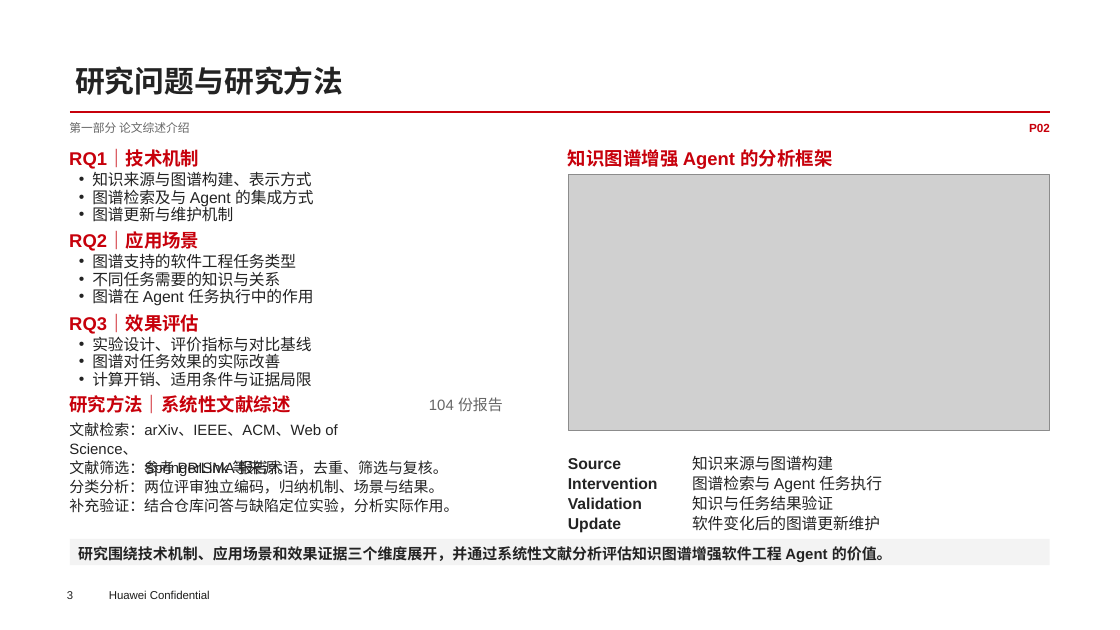
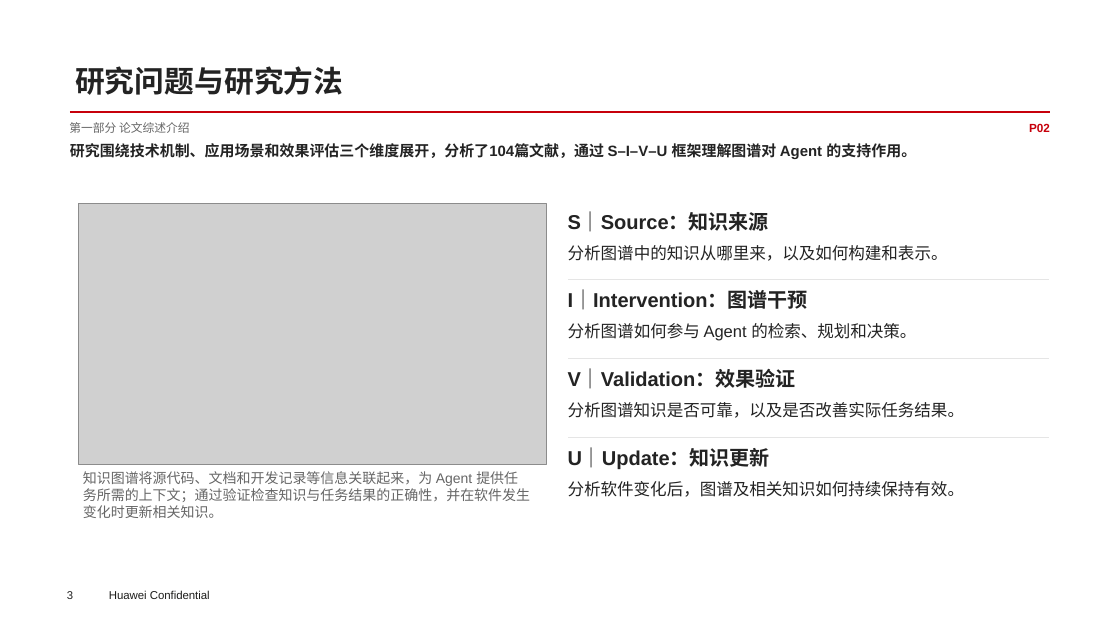
Before and after one commit to ichab/rk8s, a slide deck: slide 3 of 面向Agent软件工程的知识图谱研究综述与技术洞察.pptx. Drawn at 1120x630 pixels with LibreOffice and Linux fonts; fonts in the diff are those of the drawing; grey boxes stand for pictures; background and template pictures are left out. Boxes give left, top, right and bottom in pixels: in the first picture for what was removed or moved away, otherwise in the second. Text is boxed around its words. In the diff, an @@ line names an element or a change of style, - is before the commit and + after.

```diff
--- a/面向Agent软件工程的知识图谱研究综述与技术洞察.pptx
+++ b/面向Agent软件工程的知识图谱研究综述与技术洞察.pptx
@@ text at (70, 143, 916, 159): text changed @@
-研究围绕技术机制、应用场景和效果证据三个维度展开，并通过系统性文献分析评估知识图谱增强软件工程 Agent 的价值。
+研究围绕技术机制、应用场景和效果评估三个维度展开，分析了104篇文献，通过 S–I–V–U 框架理解图谱对 Agent 的支持作用。
@@ text removed at (568, 149, 832, 169) @@
-知识图谱增强 Agent 的分析框架
@@ picture: place and size @@
-picture at (568, 174, 1049, 430)
+picture at (78, 204, 546, 464)
@@ group removed at (69, 151, 313, 387): 6 texts @@
-RQ1｜技术机制
-• 知识来源与图谱构建、表示方式
-• 图谱检索及与 Agent 的集成方式
-• 图谱更新与维护机制
-RQ2｜应用场景
-• 图谱支持的软件工程任务类型
-• 不同任务需要的知识与关系
-• 图谱在 Agent 任务执行中的作用
-RQ3｜效果评估
-• 实验设计、评价指标与对比基线
-• 图谱对任务效果的实际改善
-• 计算开销、适用条件与证据局限
@@ text added at (83, 471, 530, 518), 12 pt, text #666666 @@
+知识图谱将源代码、文档和开发记录等信息关联起来，为 Agent 提供任务所需的上下文；通过验证检查知识与任务结果的正确性，并在软件发生变化时更新相关知识。
@@ group removed at (69, 395, 503, 513): 6 texts @@
-研究方法｜系统性文献综述
-104 份报告
-文献检索：arXiv、IEEE、ACM、Web of Science、
-SpringerLink 等来源。
-文献筛选：参考 PRISMA 报告术语，去重、筛选与复核。
-分类分析：两位评审独立编码，归纳机制、场景与结果。
-补充验证：结合仓库问答与缺陷定位实验，分析实际作用。
@@ group added at (568, 213, 1049, 497): 8 texts, 3 freeform shapes @@
+S｜Source：知识来源
+分析图谱中的知识从哪里来，以及如何构建和表示。
+I｜Intervention：图谱干预
+分析图谱如何参与 Agent 的检索、规划和决策。
+V｜Validation：效果验证
+分析图谱知识是否可靠，以及是否改善实际任务结果。
+U｜Update：知识更新
+分析软件变化后，图谱及相关知识如何持续保持有效。
@@ rectangle removed at (70, 539, 1049, 565) @@
@@ group removed at (568, 456, 882, 533): 8 texts @@
-Source
-知识来源与图谱构建
-Intervention
-图谱检索与 Agent 任务执行
-Validation
-知识与任务结果验证
-Update
-软件变化后的图谱更新维护
```
Also in this commit, not shown: 15 other slides changed.
